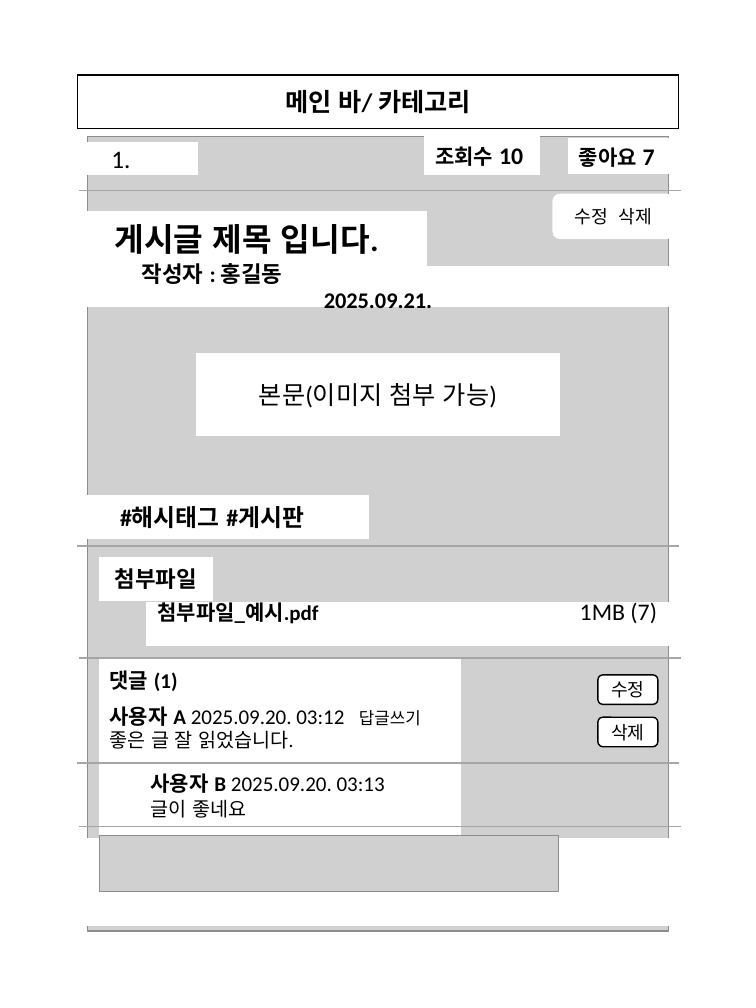
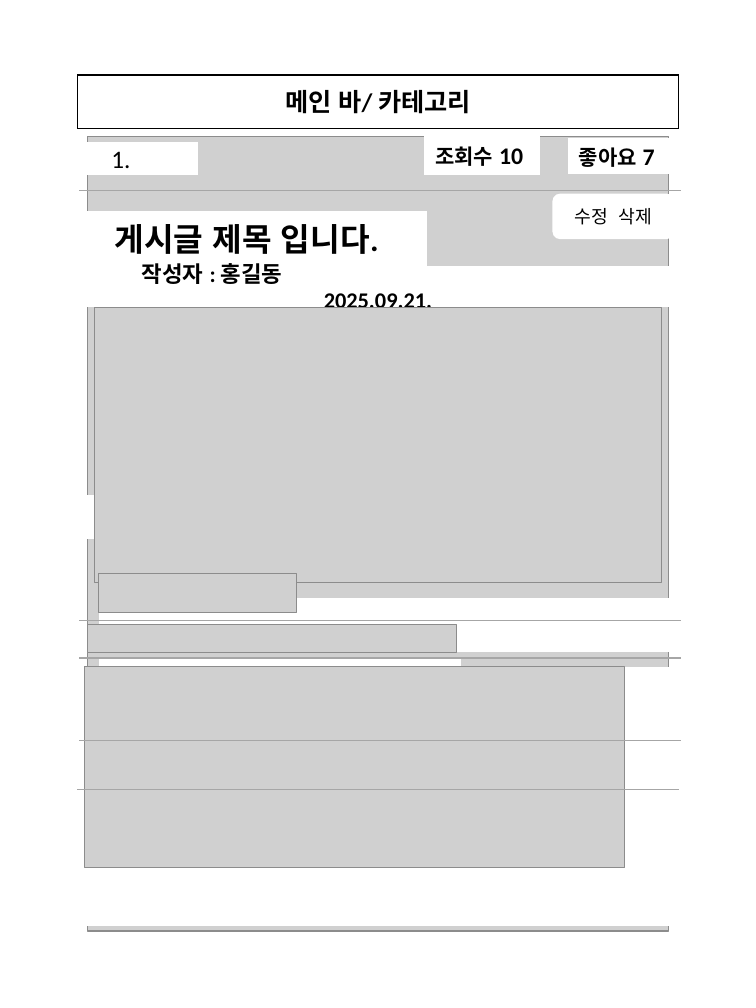
Before and after one commit to minwoo0818/-HaeYeJiWoo-, a slide deck: slide 1 of 문서/화면 설계서 정의/게시글 상세 페이지.pptx. Drawn at 756x1008 pixels with LibreOffice and Linux fonts; fonts in the diff are those of the drawing; grey boxes stand for pictures. Boxes give left, top, right and bottom in pixels: in the first picture for what was removed or moved away, otherwise in the second. Text is boxed around its words. In the diff, an @@ line names an element or a change of style, - is before the commit and + after.

Commit message:
게시글 상세

```diff
--- a/문서/화면 설계서 정의/게시글 상세 페이지.pptx
+++ b/문서/화면 설계서 정의/게시글 상세 페이지.pptx
@@ picture added at (94,308,661,583) @@
@@ rectangle removed at (198,354,559,435) @@
-본문(이미지 첨부 가능)
@@ text in rectangle at (120,506,304,528): text removed @@
-#해시태그 #게시판
@@ rectangle removed at (100,557,213,601) @@
-첨부파일
@@ picture added at (99,574,296,613) @@
@@ rectangle added at (100,599,680,652), fill #FFFFFF, outline #FFFFFF 1 pt @@
@@ line moved from (78, 546) - (678, 546) to (80, 621) - (680, 621) @@
@@ picture added at (87,625,456,653) @@
@@ rectangle removed at (146,602,668,645) @@
-첨부파일_예시.pdf 1MB (7)
@@ rectangle added at (78,668,700,909), fill #FFFFFF, outline #FFFFFF 1 pt @@
@@ picture added at (85,666,625,868) @@
@@ rounded rectangle removed at (598,675,657,705) @@
-수정
@@ rounded rectangle removed at (598,718,657,747) @@
-삭제
@@ line added from (80, 741) to (680, 741), #A6A6A6 1 pt @@
@@ line moved from (80, 827) - (680, 827) to (78, 789) - (678, 789) @@
@@ picture removed at (100,836,558,891) @@
```
Also in this commit, not shown: 2 other files.
